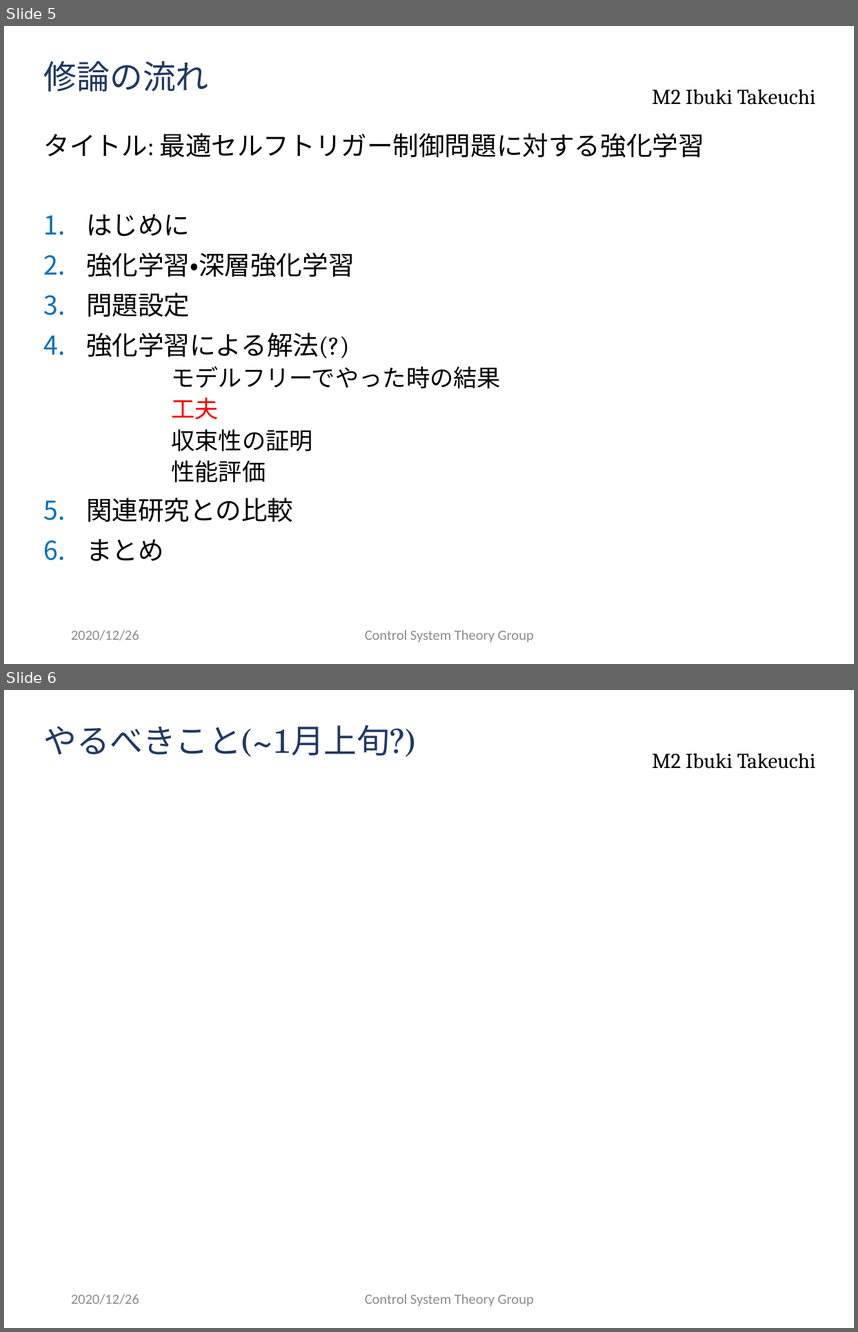
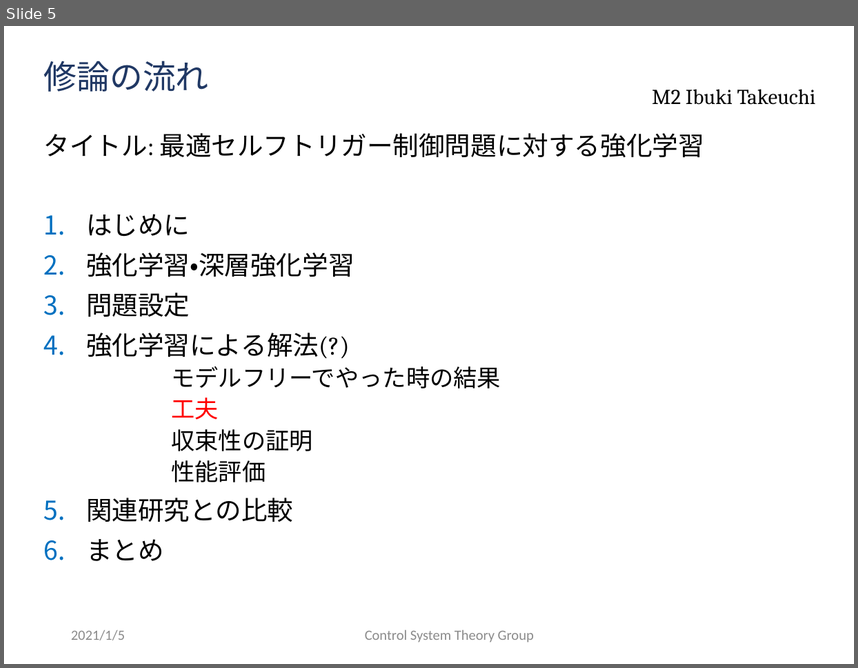
Before and after one commit to ibuki1024/weekly_report, a slide deck: report.pptx. Shown one above the other, each under a label of ours: slides 5 and 6 before the commit, slide 5 after it. The pictures are 858x1332 and 858x668 pixels, drawn with LibreOffice and Linux fonts; fonts in the diff are those of the drawing; grey boxes stand for pictures; background and template pictures are left out. Boxes give left, top, right and bottom in pixels: in the first picture for what was removed or moved away, otherwise in the second. Text is boxed around its words. In the diff, an @@ line names an element or a change of style, - is before the commit and + after.

```diff
--- a/report.pptx
+++ b/report.pptx
@@ slide 6 removed at bbox=[4, 690, 854, 1328], background #FFFFFF; not listed: 1 template element that a slide beside it also shows @@
@@ title removed at bbox=[44, 725, 416, 757] @@
-やるべきこと(~1月上旬?)
@@ text removed at bbox=[71, 1294, 139, 1304] @@
-2020/12/26
@@ text removed at bbox=[365, 1294, 534, 1305] @@
-Control System Theory Group
@@ slide 5 changed as well @@
@@ text at bbox=[71, 630, 125, 640]: text changed @@
-2020/12/26
+2021/1/5
```
Also in this commit, not shown: 1 other slide changed, 3 slides added, 3 other slides removed, 1 other file.
